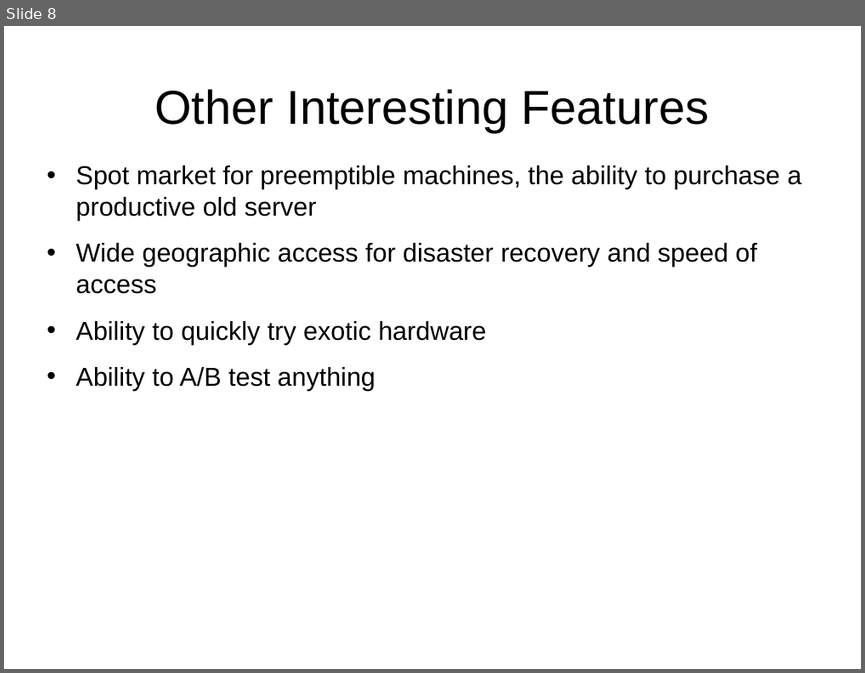
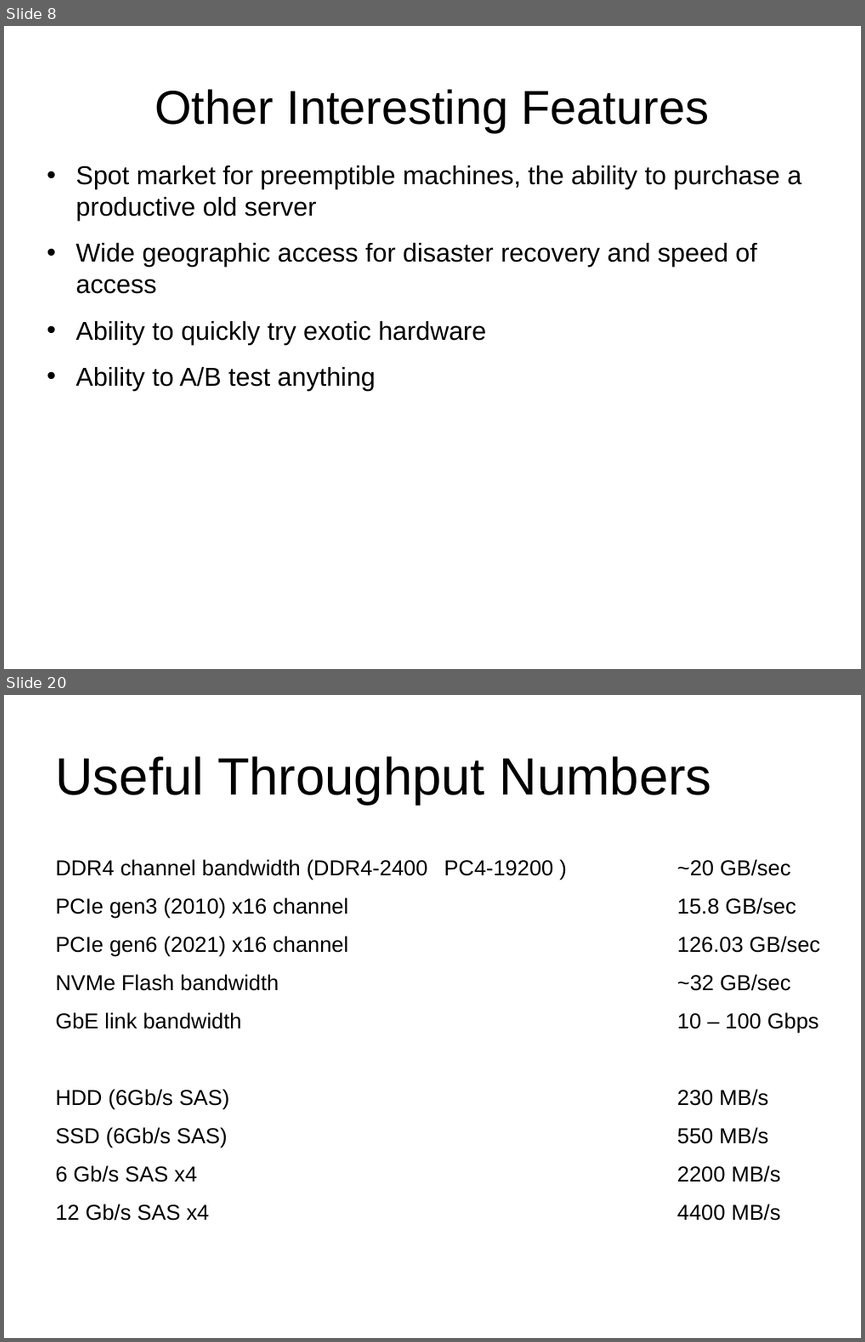
Before and after one commit to j-avdeev/Cloud-Computing-Technology, a slide deck: CCT - lec1 - Cloud computing overview.odp. Shown one above the other, each under a label of ours: slide 8 before the commit, slides 8 and 20 after it; the slides between them are not shown. The pictures are 865x673 and 865x1342 pixels, drawn with LibreOffice and Linux fonts; fonts in the diff are those of the drawing. Boxes give left, top, right and bottom in pixels: in the first picture for what was removed or moved away, otherwise in the second. Text is boxed around its words. In the diff, an @@ line names an element or a change of style, - is before the commit and + after.

```diff
--- a/CCT - lec1 - Cloud computing overview.odp
+++ b/CCT - lec1 - Cloud computing overview.odp
@@ slide 20 added at (x1=4, y1=695, x2=861, y2=1338), background #FFFFFF @@
@@ title added at (x1=56, y1=756, x2=712, y2=805), 48.5 pt, text #000000 @@
+Useful Throughput Numbers
@@ text added at (x1=56, y1=859, x2=820, y2=1220), 20 pt, text #000000 @@
+DDR4 channel bandwidth (DDR4-2400 PC4-19200 ) ~20 GB/sec
+PCIe gen3 (2010) x16 channel 15.8 GB/sec
+PCIe gen6 (2021) x16 channel 126.03 GB/sec
+NVMe Flash bandwidth ~32 GB/sec
+GbE link bandwidth 10 – 100 Gbps
+HDD (6Gb/s SAS) 230 MB/s
+SSD (6Gb/s SAS) 550 MB/s
+6 Gb/s SAS x4 2200 MB/s
+12 Gb/s SAS x4 4400 MB/s
```
Also in this commit, not shown: 20 other slides added, 1 other file.
